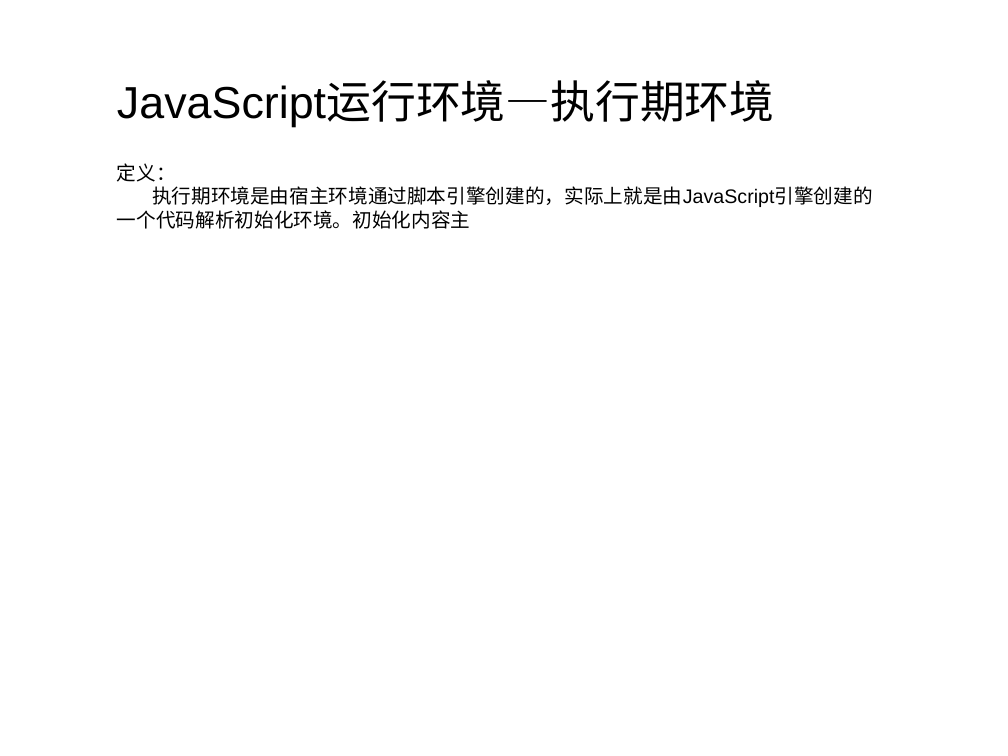
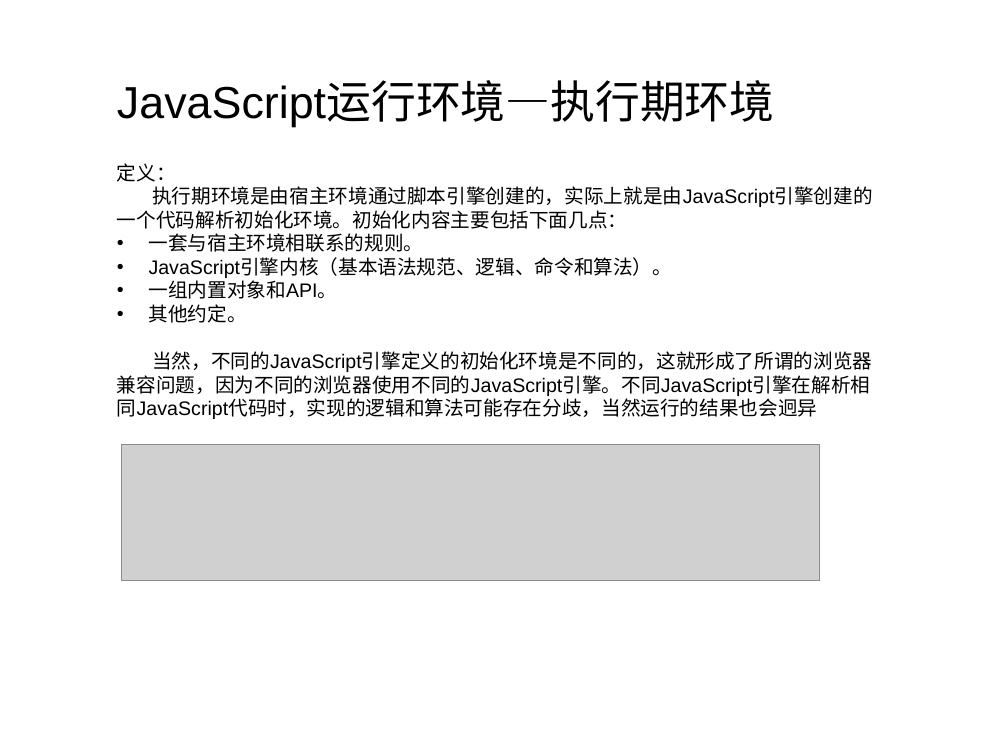
Before and after one commit to sysumiac/homework2014, a slide deck: slide 9 of Lecture4-JavaScript进阶之运行机制解析/ppt4002.pptx (slide 8 before the commit). Drawn at 1008x756 pixels with LibreOffice and Linux fonts; fonts in the diff are those of the drawing; grey boxes stand for pictures; background and template pictures are left out. Boxes give left, top, right and bottom in pixels: in the first picture for what was removed or moved away, otherwise in the second. Text is boxed around its words. In the diff, an @@ line names an element or a change of style, - is before the commit and + after.

```diff
--- a/Lecture4-JavaScript进阶之运行机制解析/ppt4002.pptx
+++ b/Lecture4-JavaScript进阶之运行机制解析/ppt4002.pptx
@@ text at [117,186,873,419]: text changed @@
-执行期环境是由宿主环境通过脚本引擎创建的，实际上就是由JavaScript引擎创建的一个代码解析初始化环境。初始化内容主
+执行期环境是由宿主环境通过脚本引擎创建的，实际上就是由JavaScript引擎创建的一个代码解析初始化环境。初始化内容主要包括下面几点：
+• 一套与宿主环境相联系的规则。
+• JavaScript引擎内核（基本语法规范、逻辑、命令和算法）。
+• 一组内置对象和API。
+• 其他约定。
+当然，不同的JavaScript引擎定义的初始化环境是不同的，这就形成了所谓的浏览器兼容问题，因为不同的浏览器使用不同的JavaScript引擎。不同JavaScript引擎在解析相同JavaScript代码时，实现的逻辑和算法可能存在分歧，当然运行的结果也会迥异
@@ picture added at [122,445,821,581] @@
```
Also in this commit, not shown: 2 other slides changed, 5 slides added, 1 other file.
